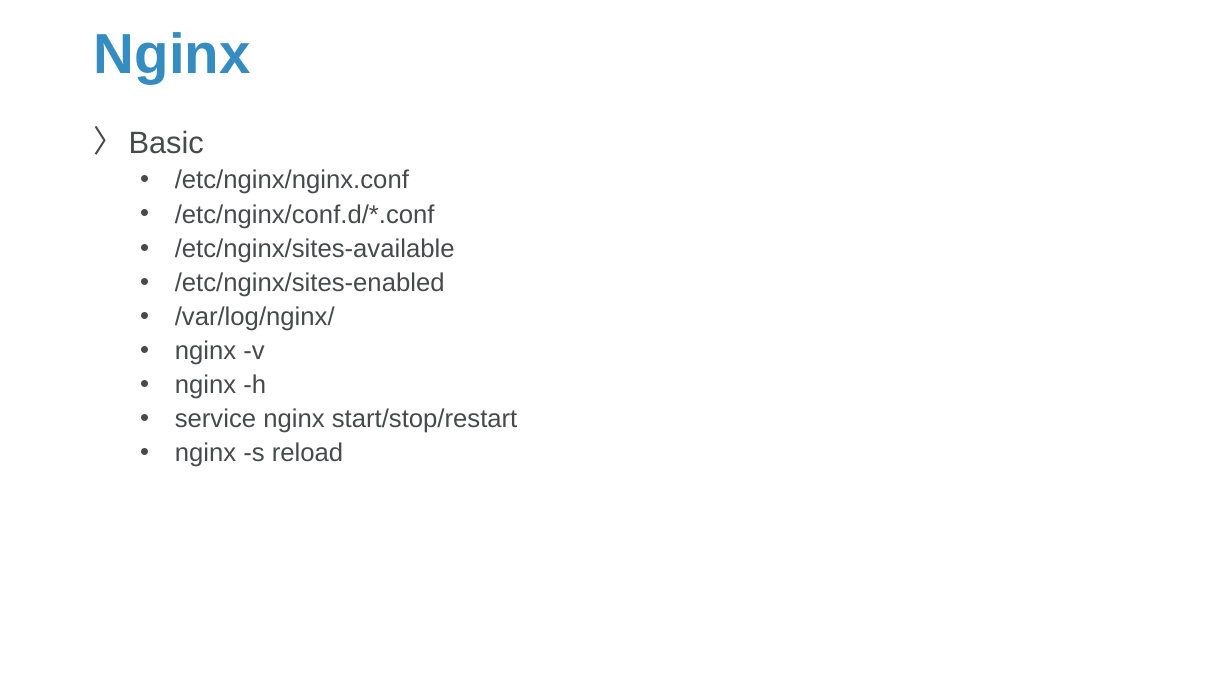
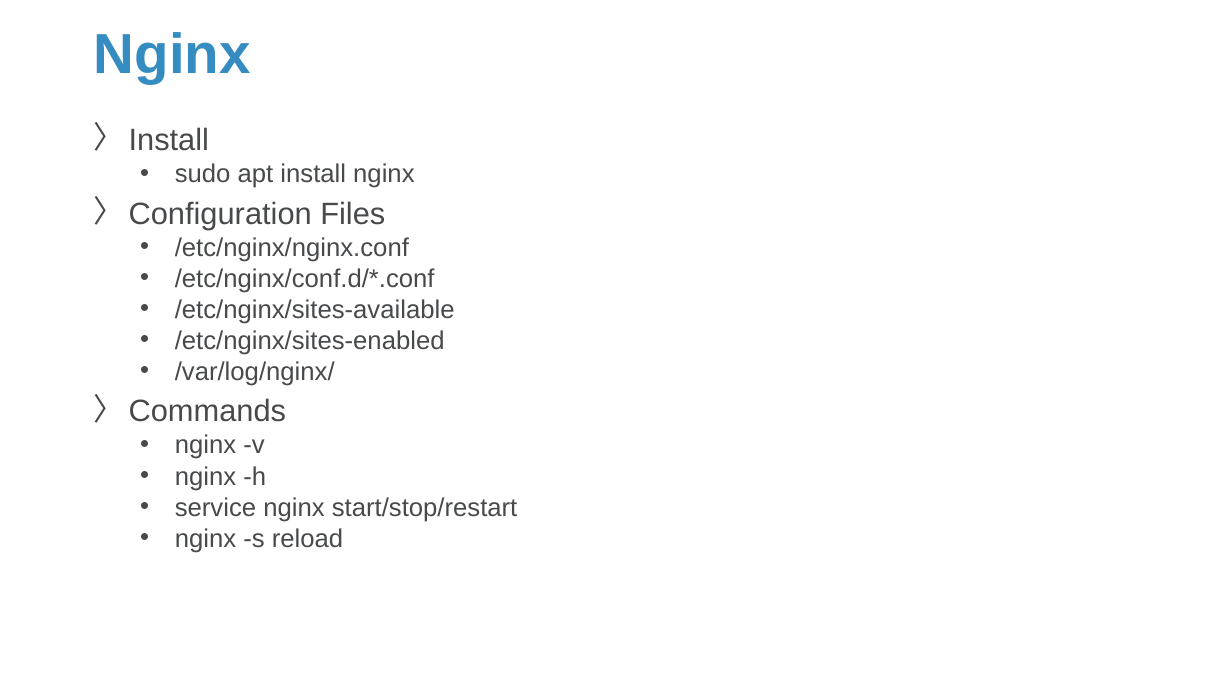
Before and after one commit to Sparks-Lu/TechNotes, a slide deck: slide 5 of Web/Server-Notes.pptx. Drawn at 1232x693 pixels with LibreOffice and Linux fonts; fonts in the diff are those of the drawing; background and template pictures are left out. Boxes give left, top, right and bottom in pixels: in the first picture for what was removed or moved away, otherwise in the second. Text is boxed around its words. In the diff, an @@ line names an element or a change of style, - is before the commit and + after.

```diff
--- a/Web/Server-Notes.pptx
+++ b/Web/Server-Notes.pptx
@@ text at (129, 127, 518, 553): paragraph added @@
+〉 Commands
@@ text at (129, 127, 414, 229): text changed @@
-〉 Basic
+〉 Install
+  • sudo apt install nginx
+〉 Configuration Files
@@ text at (175, 237, 518, 553): line spacing 0.9 to 0.8 @@
```
Also in this commit, not shown: 6 slides added, 12 other files.
